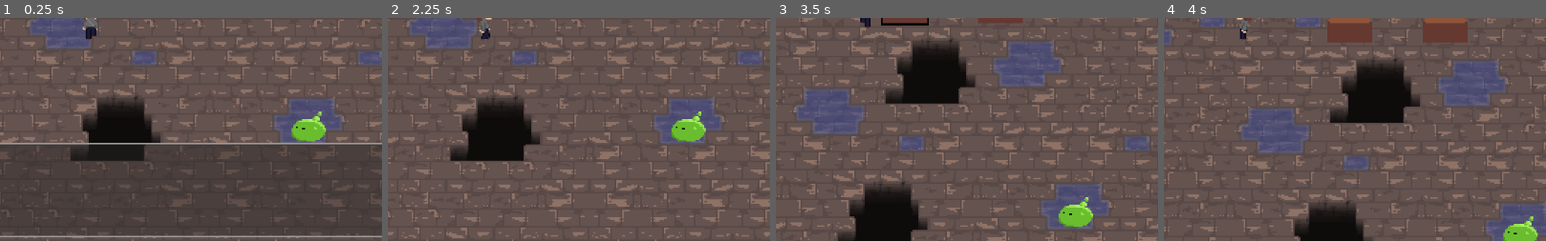
Above: before the commit, frames 1-4 (left to right).
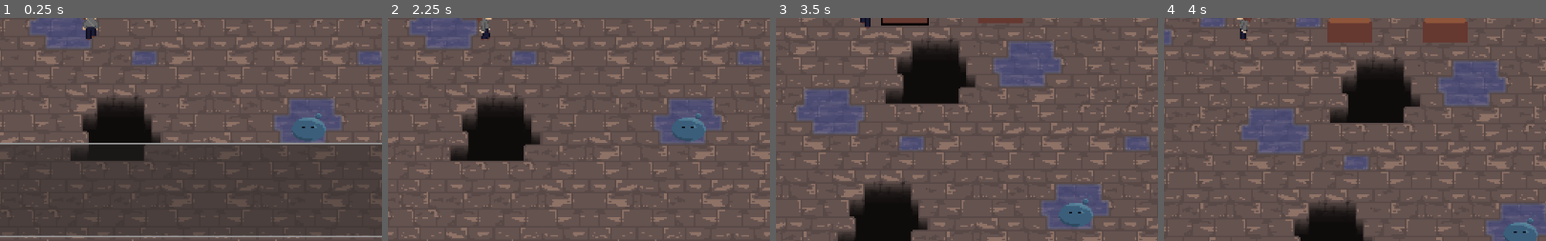
Above: after the commit, the same moments.

Repository: Drauthius/ld45
Game: Godot game, scene res://scn/Game.tscn
Two runs of this game, one before a commit and one after it. Both use one fixed random seed, a clock stepped at 60 frames per second and the inputs below.
Inputs (mouse positions are % of the whole screen's width and height, from its top left):
- Up to frame 1 (0.25 s): no input
- Up to frame 2 (2.25 s): tap Enter (player_interact) at 0.5, 1.35, 2 s; move the mouse to (72, 45) at 0.52 s; hold Right (player_right) 0.53-1.28 s; hold Space (player_attack) 0.53-1.28 s; click (72, 45) at 0.67 s; move the mouse to (30, 55) at 1.27 s; hold Down (player_down) 1.28-2.03 s; move the mouse to (60, 28) at 2.02 s; hold Right (player_right) from 2.03 s (still down); tap 1 at 2.1 s
- Up to frame 3 (3.5 s): move the mouse to (45, 70) at 2.77 s; release Right (player_right) at 2.78 s; hold Up (player_up) from 2.78 s (still down); tap 9 at 2.85 s; click (45, 70) at 2.92 s
- Up to frame 4 (4 s): move the mouse to (80, 65) at 3.52 s; release Up (player_up) at 3.53 s; hold Left (player_left) from 3.53 s (still down); tap 0 at 3.6 s
The pictures show only the part of the screen within x 38-88%, y 50-100%; the shares and areas given below are measured in that part.

The runs differ from the first frame. In frame 1, 0.9% of the frame differs, in the area x 76-86%, y 41-56%; in frame 2, 0.8%; in frame 3, 0.8%; in frame 4, 0.7%.

Commit message:
Use new blobber sprite

Diff:
--- a/scn/Blobber.tscn
+++ b/scn/Blobber.tscn
@@ -1,12 +1,13 @@
-[gd_scene load_steps=4 format=2]
+[gd_scene load_steps=7 format=2]
 
 [ext_resource path="res://scn/Enemy.tscn" type="PackedScene" id=1]
-[ext_resource path="res://gfx/blobber-45.png" type="Texture" id=2]
+[ext_resource path="res://gfx/blobber.png" type="Texture" id=2]
 
 [sub_resource type="Animation" id=1]
-resource_name = "run_up"
-length = 0.7
+resource_name = "run_down"
+length = 0.8
 loop = true
+step = 0.2
 tracks/0/type = "value"
 tracks/0/path = NodePath("Sprite:frame")
 tracks/0/interp = 1
@@ -19,29 +20,68 @@
 "update": 1,
 "values": [ 0, 1, 2, 3 ]
 }
-tracks/1/type = "value"
-tracks/1/path = NodePath("Sprite:texture")
-tracks/1/interp = 1
-tracks/1/loop_wrap = true
-tracks/1/imported = false
-tracks/1/enabled = true
-tracks/1/keys = {
-"times": PoolRealArray( 0 ),
-"transitions": PoolRealArray( 1 ),
+
+[sub_resource type="Animation" id=2]
+resource_name = "run_left"
+length = 0.8
+loop = true
+tracks/0/type = "value"
+tracks/0/path = NodePath("Sprite:frame")
+tracks/0/interp = 1
+tracks/0/loop_wrap = true
+tracks/0/imported = false
+tracks/0/enabled = true
+tracks/0/keys = {
+"times": PoolRealArray( 0, 0.2, 0.4, 0.6 ),
+"transitions": PoolRealArray( 1, 1, 1, 1 ),
 "update": 1,
-"values": [ ExtResource( 2 ) ]
+"values": [ 8, 9, 10, 11 ]
 }
 
-[node name="Blobber" instance=ExtResource( 1 )]
+[sub_resource type="Animation" id=3]
+resource_name = "run_right"
+length = 0.8
+loop = true
+tracks/0/type = "value"
+tracks/0/path = NodePath("Sprite:frame")
+tracks/0/interp = 1
+tracks/0/loop_wrap = true
+tracks/0/imported = false
+tracks/0/enabled = true
+tracks/0/keys = {
+"times": PoolRealArray( 0, 0.2, 0.4, 0.6 ),
+"transitions": PoolRealArray( 1, 1, 1, 1 ),
+"update": 1,
+"values": [ 12, 13, 14, 15 ]
+}
+
+[sub_resource type="Animation" id=4]
+resource_name = "run_up"
+length = 0.8
+loop = true
+tracks/0/type = "value"
+tracks/0/path = NodePath("Sprite:frame")
+tracks/0/interp = 1
+tracks/0/loop_wrap = true
+tracks/0/imported = false
+tracks/0/enabled = true
+tracks/0/keys = {
+"times": PoolRealArray( 0, 0.2, 0.4, 0.6 ),
+"transitions": PoolRealArray( 1, 1, 1, 1 ),
+"update": 1,
+"values": [ 4, 5, 6, 7 ]
+}
+
+[node name="Blobber" index="0" instance=ExtResource( 1 )]
 movement_speed = 50.0
 
 [node name="Sprite" parent="." index="0"]
 texture = ExtResource( 2 )
+vframes = 4
 hframes = 4
-frame = 3
 
 [node name="AnimationPlayer" parent="." index="2"]
 anims/run_down = SubResource( 1 )
-anims/run_left = SubResource( 1 )
-anims/run_right = SubResource( 1 )
-anims/run_up = SubResource( 1 )
+anims/run_left = SubResource( 2 )
+anims/run_right = SubResource( 3 )
+anims/run_up = SubResource( 4 )
--- a/scn/Player.tscn
+++ b/scn/Player.tscn
@@ -118,7 +118,7 @@
 "values": [ 16, 17, 18, 19, 20, 21, 22, 23 ]
 }
 
-[node name="Player" index="0" instance=ExtResource( 1 )]
+[node name="Player" instance=ExtResource( 1 )]
 script = ExtResource( 2 )
 max_health = 4
 
